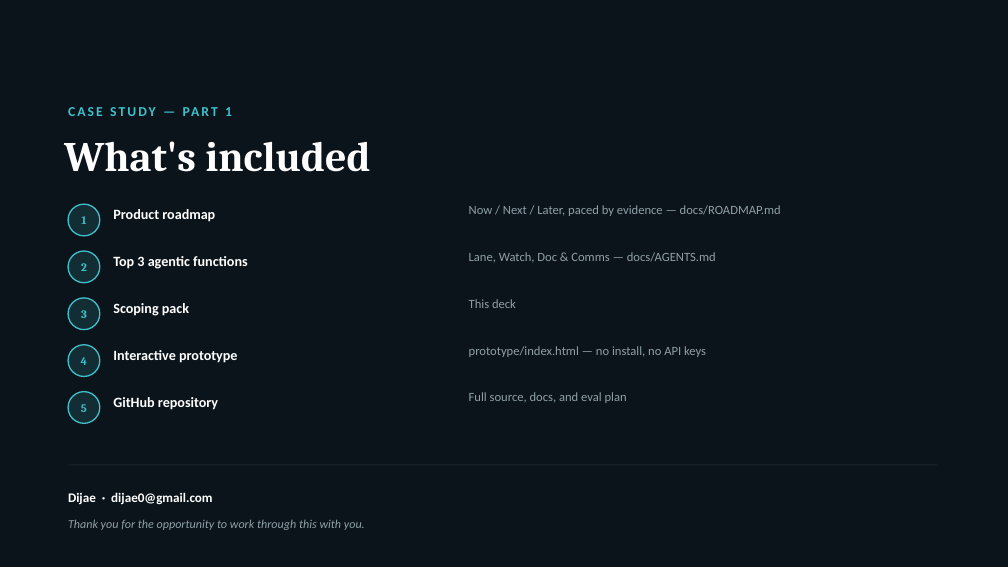
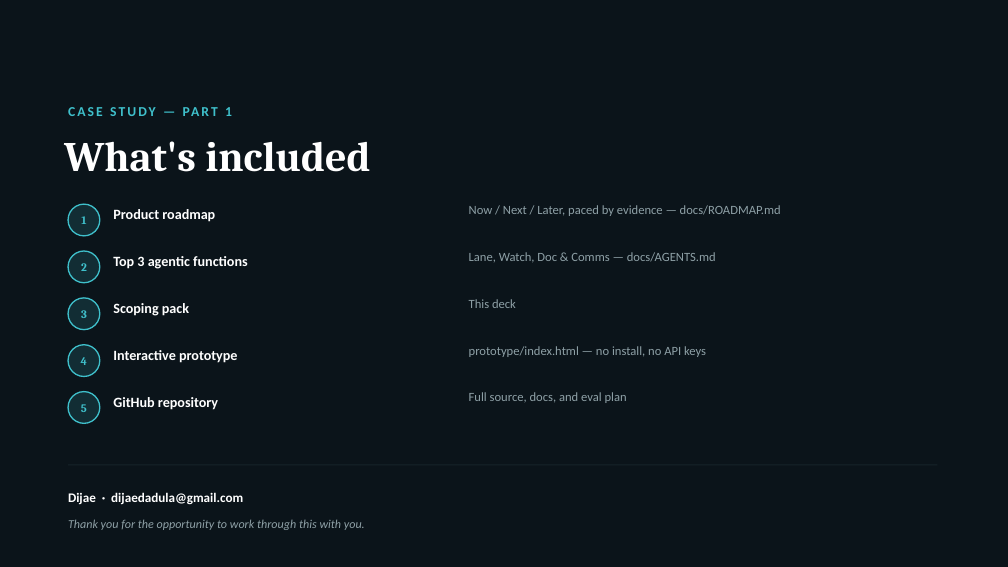
Before and after one commit to ordisey/portage-ai, a slide deck: slide 9 of scoping-pack/Portage-AI-Scoping-Pack.pptx. Drawn at 1008x567 pixels with LibreOffice and Linux fonts; fonts in the diff are those of the drawing. Boxes give left, top, right and bottom in pixels: in the first picture for what was removed or moved away, otherwise in the second. Text is boxed around its words. In the diff, an @@ line names an element or a change of style, - is before the commit and + after.

```diff
--- a/scoping-pack/Portage-AI-Scoping-Pack.pptx
+++ b/scoping-pack/Portage-AI-Scoping-Pack.pptx
@@ text at (68, 492, 243, 505): text changed @@
-Dijae · dijae0@gmail.com
+Dijae · dijaedadula@gmail.com
```
Also in this commit, not shown: 1 other slide changed, 1 other file.
